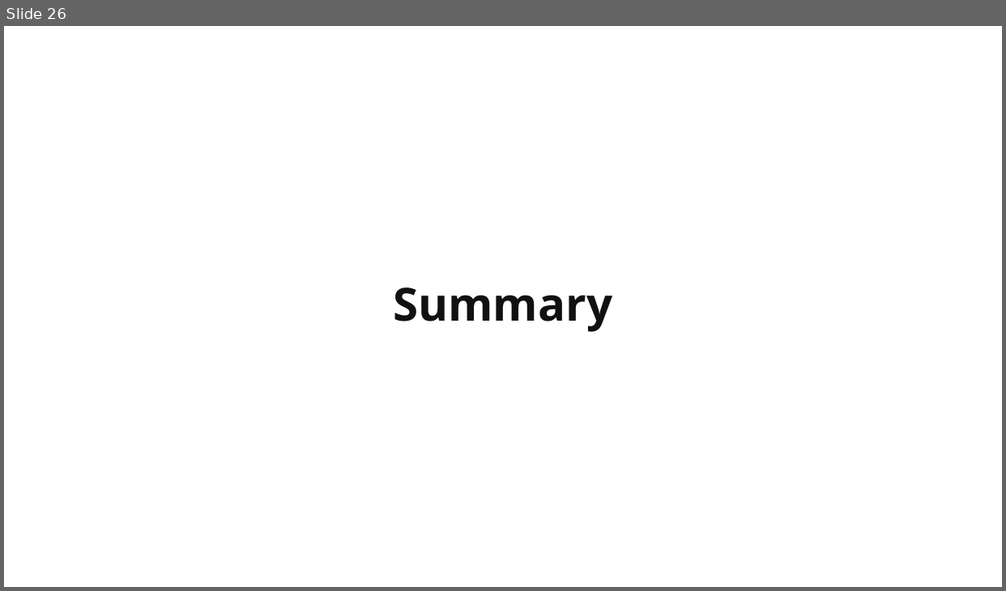
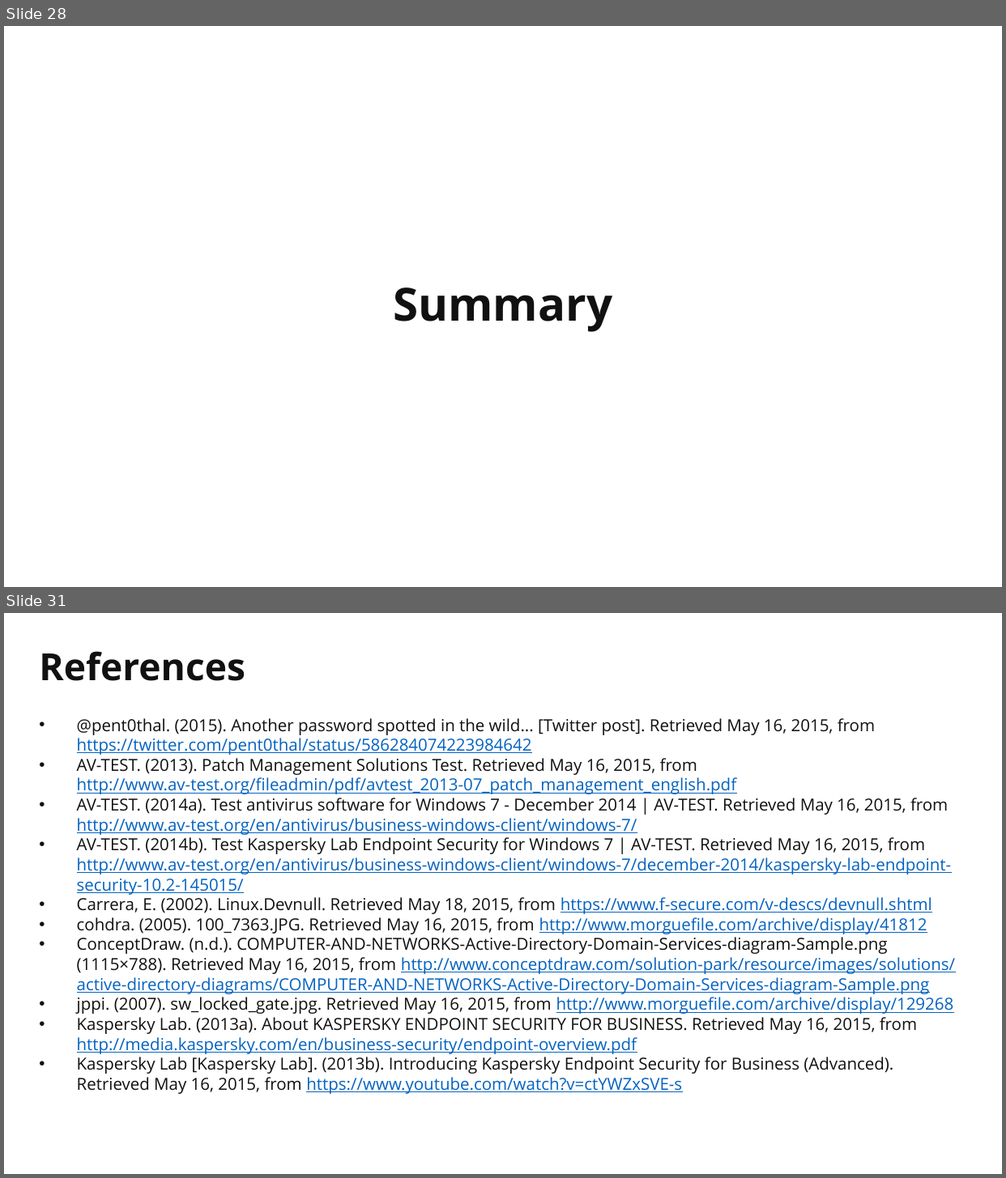
Before and after one commit to martymcflywa/ecu, a slide deck: year_1/sem_2/CSI1101_computer_security/0b_assignment_2_[22MAY15_0900]/dev/CSI1101_PONCE_A2_v03.pptx. Shown one above the other, each under a label of ours: slide 26 before the commit, slides 28 and 31 after it; the slides between them are not shown. The pictures are 1006x591 and 1006x1178 pixels, drawn with LibreOffice and Linux fonts; fonts in the diff are those of the drawing. Boxes give left, top, right and bottom in pixels: in the first picture for what was removed or moved away, otherwise in the second. Text is boxed around its words. In the diff, an @@ line names an element or a change of style, - is before the commit and + after.

Commit message:
CSI1101 A2: added more images, finished bib, ready for submission

```diff
--- a/year_1/sem_2/CSI1101_computer_security/0b_assignment_2_[22MAY15_0900]/dev/CSI1101_PONCE_A2_v03.pptx
+++ b/year_1/sem_2/CSI1101_computer_security/0b_assignment_2_[22MAY15_0900]/dev/CSI1101_PONCE_A2_v03.pptx
@@ slide 31 added at (x1=4, y1=613, x2=1002, y2=1174), background #FFFFFF @@
@@ title added at (x1=39, y1=651, x2=245, y2=681), 36 pt, text #111111, bold @@
+References
@@ text added at (x1=77, y1=718, x2=955, y2=1094), 16 pt, text #111111 @@
+• @pent0thal. (2015). Another password spotted in the wild... [Twitter post]. Retrieved May 16, 2015, from https://twitter.com/pent0thal/status/586284074223984642
+• AV-TEST. (2013). Patch Management Solutions Test. Retrieved May 16, 2015, from http://www.av-test.org/fileadmin/pdf/avtest_2013-07_patch_management_english.pdf
+• AV-TEST. (2014a). Test antivirus software for Windows 7 - December 2014 | AV-TEST. Retrieved May 16, 2015, from http://www.av-test.org/en/antivirus/business-windows-client/windows-7/
+• AV-TEST. (2014b). Test Kaspersky Lab Endpoint Security for Windows 7 | AV-TEST. Retrieved May 16, 2015, from http://www.av-test.org/en/antivirus/business-windows-client/windows-7/december-2014/kaspersky-lab-endpoint-security-10.2-145015/
+• Carrera, E. (2002). Linux.Devnull. Retrieved May 18, 2015, from https://www.f-secure.com/v-descs/devnull.shtml
+• cohdra. (2005). 100_7363.JPG. Retrieved May 16, 2015, from http://www.morguefile.com/archive/display/41812
+• ConceptDraw. (n.d.). COMPUTER-AND-NETWORKS-Active-Directory-Domain-Services-diagram-Sample.png (1115×788). Retrieved May 16, 2015, from http://www.conceptdraw.com/solution-park/resource/images/solutions/active-directory-diagrams/COMPUTER-AND-NETWORKS-Active-Directory-Domain-Services-diagram-Sample.png
+• jppi. (2007). sw_locked_gate.jpg. Retrieved May 16, 2015, from http://www.morguefile.com/archive/display/129268
+• Kaspersky Lab. (2013a). About KASPERSKY ENDPOINT SECURITY FOR BUSINESS. Retrieved May 16, 2015, from http://media.kaspersky.com/en/business-security/endpoint-overview.pdf
+• Kaspersky Lab [Kaspersky Lab]. (2013b). Introducing Kaspersky Endpoint Security for Business (Advanced). Retrieved May 16, 2015, from https://www.youtube.com/watch?v=ctYWZxSVE-s
@@ what was slide 26 is now slide 28 @@
```
Also in this commit, not shown: 5 slides changed, 4 other slides added, 5 slides removed, 2 other files.
